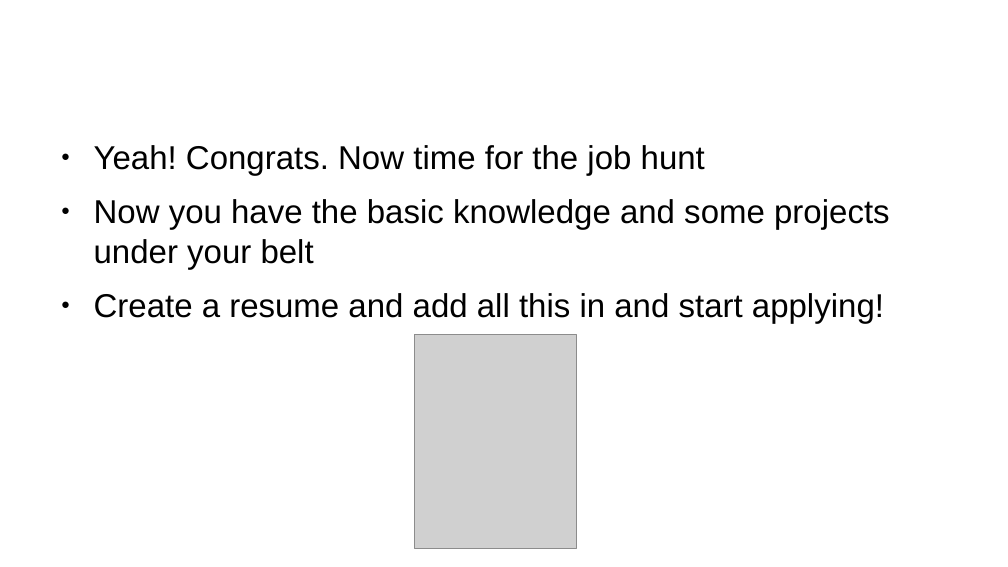
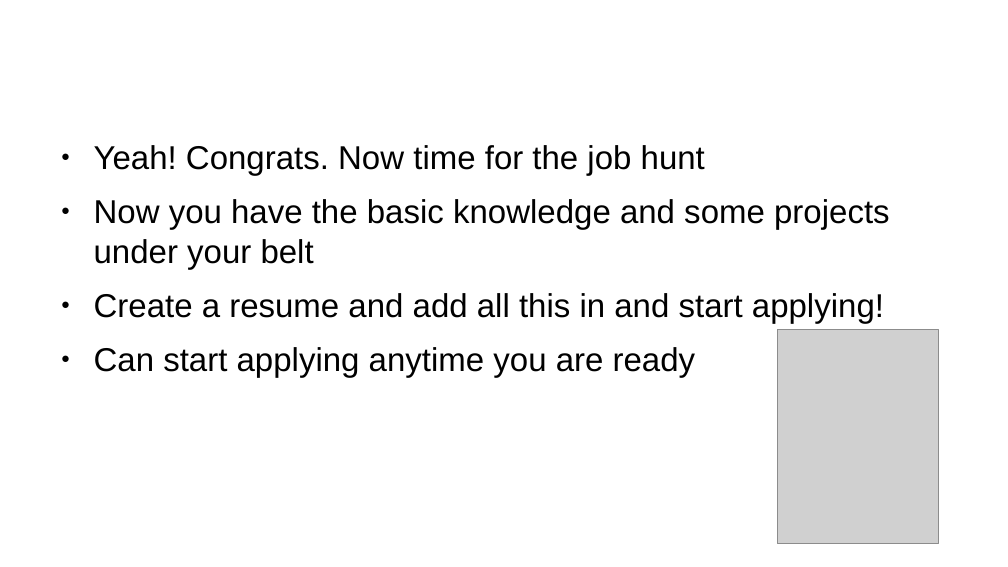
Before and after one commit to tonyern/techlahoma-lightning-talk-slides, a slide deck: slide 11 of Lightning Talk.odp. Drawn at 1008x567 pixels with LibreOffice and Linux fonts; fonts in the diff are those of the drawing; grey boxes stand for pictures; background and template pictures are left out. Boxes give left, top, right and bottom in pixels: in the first picture for what was removed or moved away, otherwise in the second. Text is boxed around its words. In the diff, an @@ line names an element or a change of style, - is before the commit and + after.

```diff
--- a/Lightning Talk.odp
+++ b/Lightning Talk.odp
@@ picture: place and size @@
-picture at bbox=[415, 334, 576, 549]
+picture at bbox=[777, 329, 938, 544]
@@ text at bbox=[94, 347, 696, 378]: paragraph added @@
+● Can start applying anytime you are ready
```
Also in this commit, not shown: 3 other slides changed.
